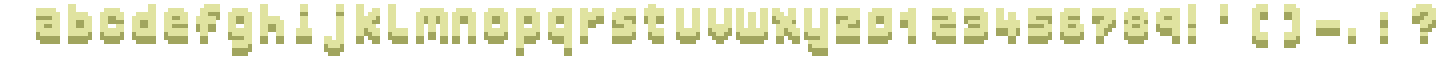
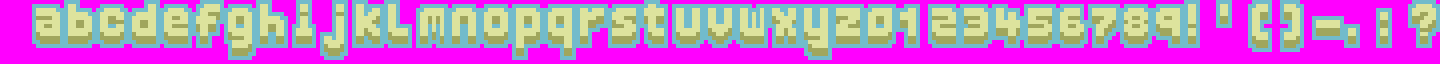
Layers edited between the first and the second 1440 × 64 image:
renamed "Pasted Layer #1" to "Font 8x16 - Not outline ready", hid it, painted on it over [36, 4, 1436, 56]
added layer "Font 8x16 - Yes outline ready" above "Blue outline" over [36, 4, 1436, 56]
added layer "Blue outline" above "bg layer" over [32, 0, 1440, 60]
added layer "bg layer" over [0, 0, 1440, 64]
